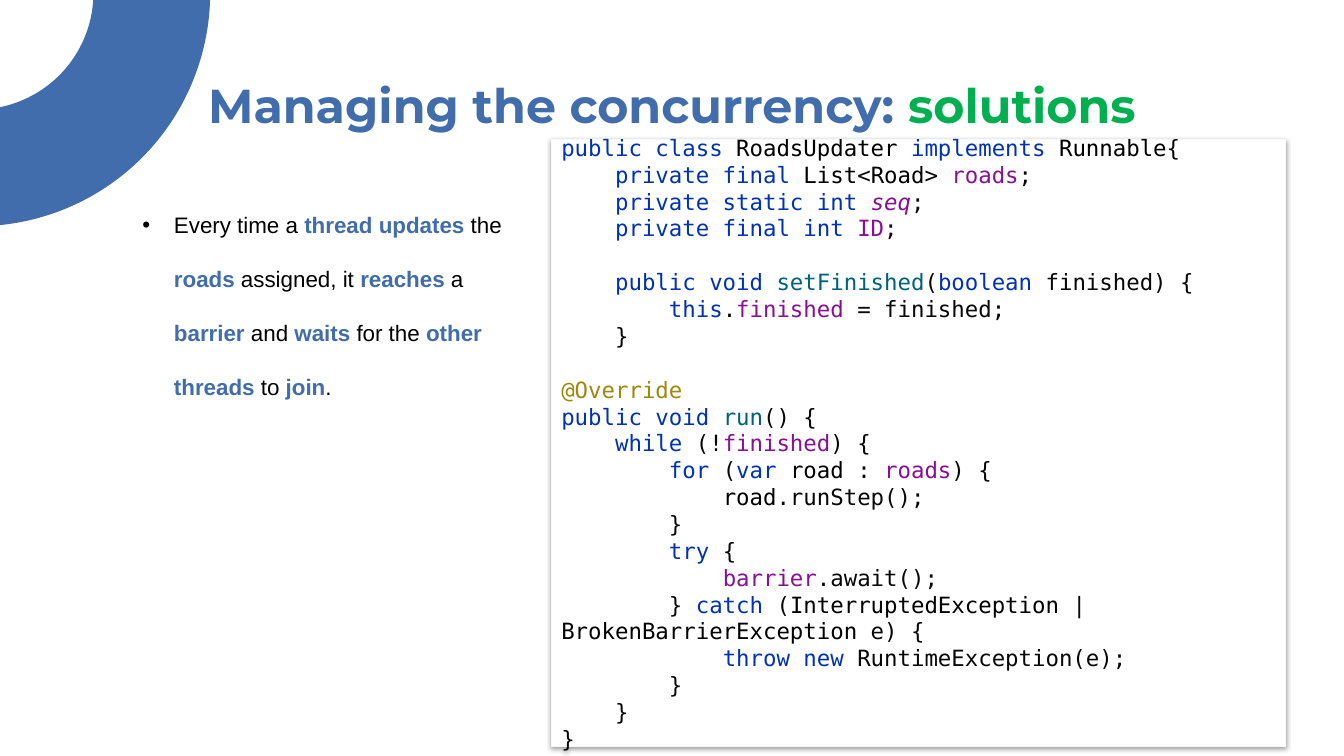
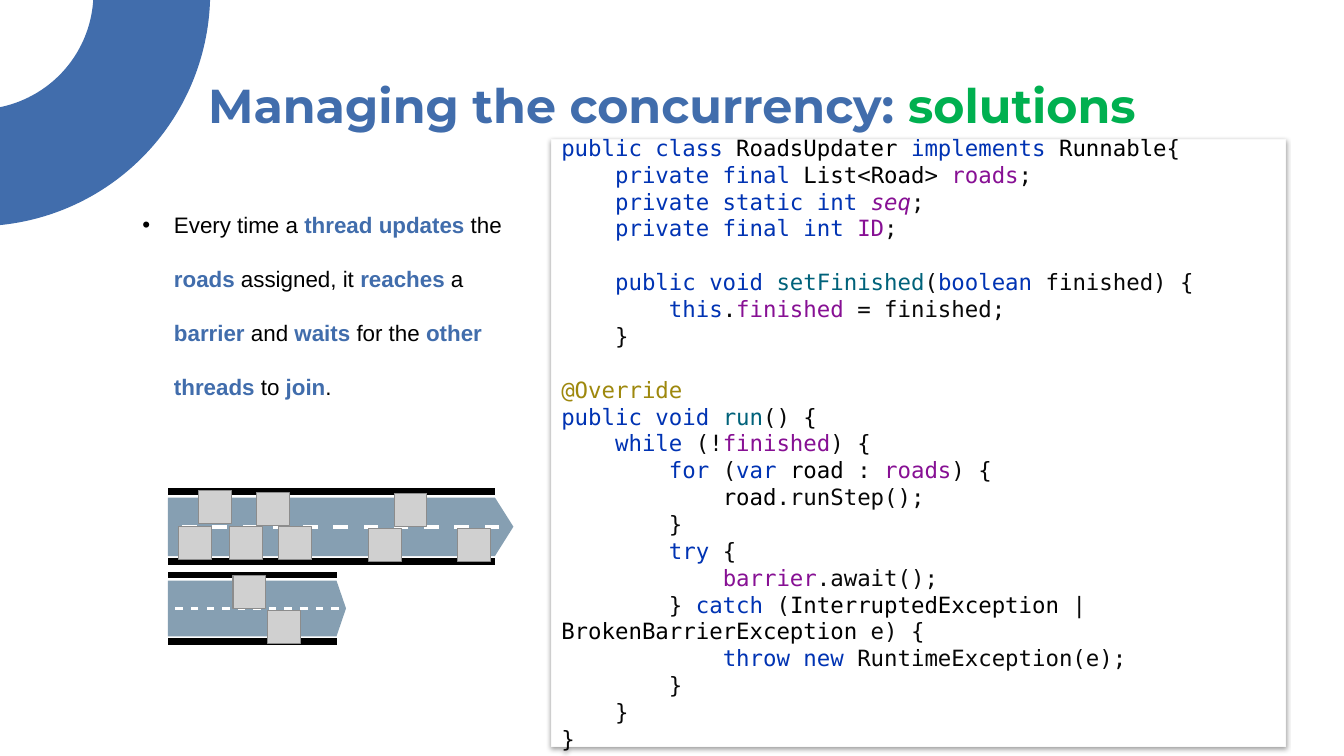
Before and after one commit to nikodallanoce/TrafficAutomata, a slide deck: slide 26 of presentation/DallaNoce_Ristori_cmcs.pptx. Drawn at 1344x756 pixels with LibreOffice and Linux fonts; fonts in the diff are those of the drawing; grey boxes stand for pictures. Boxes give left, top, right and bottom in pixels: in the first picture for what was removed or moved away, otherwise in the second. Text is boxed around its words. In the diff, an @@ line names an element or a change of style, - is before the commit and + after.

Commit message:
Small change in the presentation

```diff
--- a/presentation/DallaNoce_Ristori_cmcs.pptx
+++ b/presentation/DallaNoce_Ristori_cmcs.pptx
@@ picture added at box(199, 491, 232, 524) @@
@@ picture added at box(257, 493, 290, 526) @@
@@ picture added at box(394, 493, 427, 526) @@
@@ picture added at box(178, 527, 212, 561) @@
@@ picture added at box(230, 526, 263, 560) @@
@@ group added at box(168, 488, 514, 566): 14 freeform shapes @@
@@ picture added at box(279, 527, 313, 561) @@
@@ picture added at box(369, 528, 402, 562) @@
@@ picture added at box(458, 528, 491, 562) @@
@@ picture added at box(233, 576, 266, 609) @@
@@ group added at box(168, 572, 347, 645): 14 freeform shapes @@
@@ picture added at box(267, 611, 300, 644) @@
```
Also in this commit, not shown: 4 other slides changed, 1 other file.
